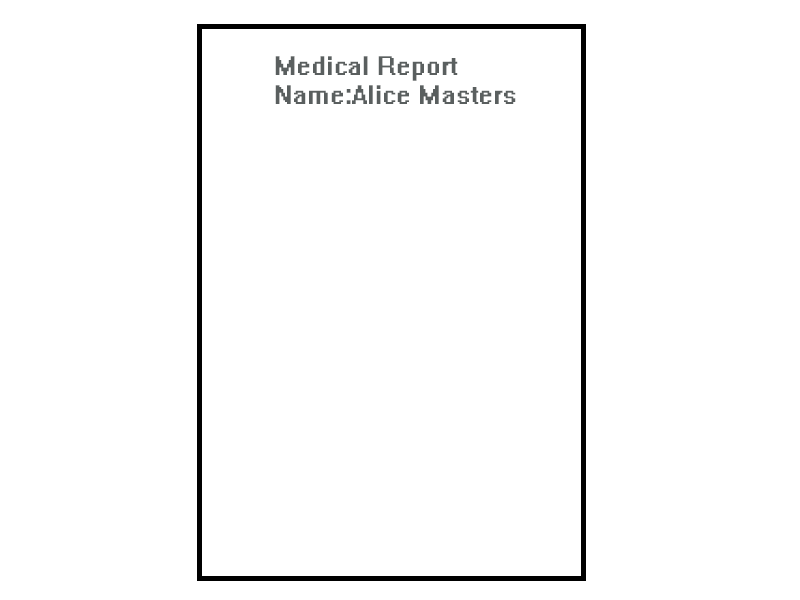
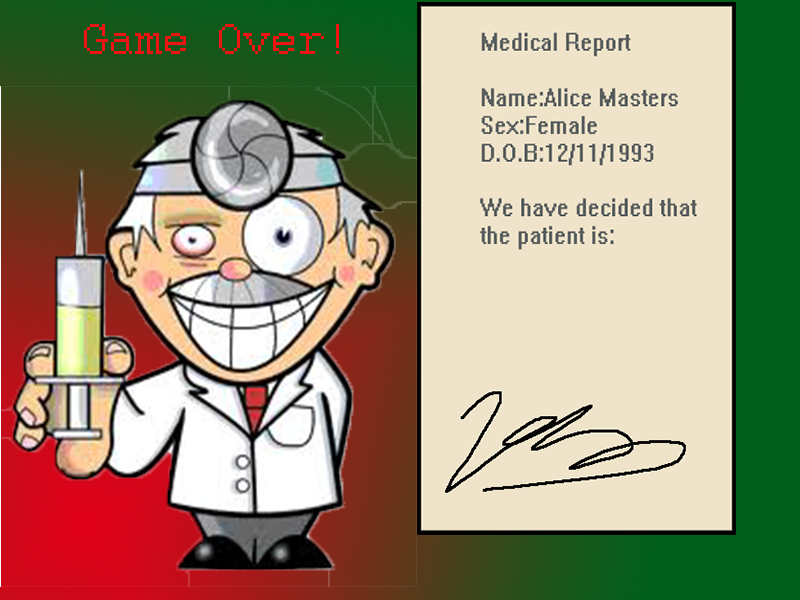
Revision of a layered (800, 600) image; what changed, layer by layer:
added layer "Game Over!" above "doctor" over <box>84,24,339,54</box>
renamed "Rectangle 1" to "doctor", moved it above "report", painted on it, unmasked it over <box>0,24,586,587</box>
added layer "report" above "Layer 1" over <box>417,2,736,535</box>
renamed "Medical Report Name:Alice Masters" to "Layer 1", painted on it over <box>0,0,800,600</box>
